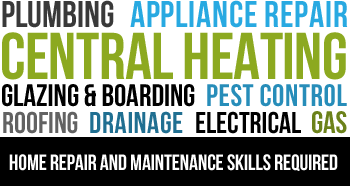
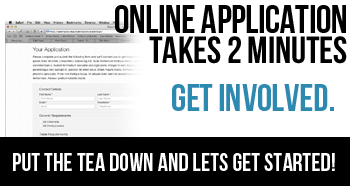
Layered file, before and after one edit (350px x 186px). Changes by layer:
renamed "home repair and maintenance skills required" to "Put the tea down and lets get started!", moved it above "Get Involved.", painted on it over left=9, top=153, right=338, bottom=171
added layer "Get Involved." above "Takes 2 minutes" over left=172, top=84, right=334, bottom=111
added layer "Takes 2 minutes" above "Online Application" over left=149, top=36, right=347, bottom=64
added layer "Online Application" above "Layer 5 copy" over left=115, top=5, right=346, bottom=33
added layer "Layer 5 copy" above "Layer 7" over left=9, top=153, right=338, bottom=171
added layer "Layer 7" above "Layer 6" over left=5, top=20, right=177, bottom=171
added layer "Layer 6" above "It really is that simple... copy" over left=2, top=0, right=348, bottom=171
renamed "Central heating" to "CentraApplicationl heating", painted on it over left=2, top=32, right=347, bottom=80
